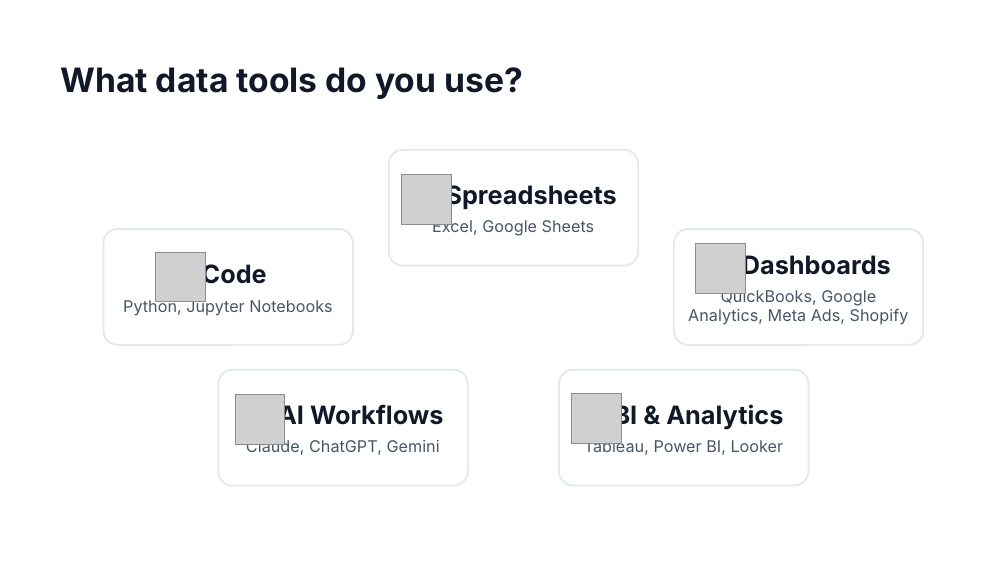
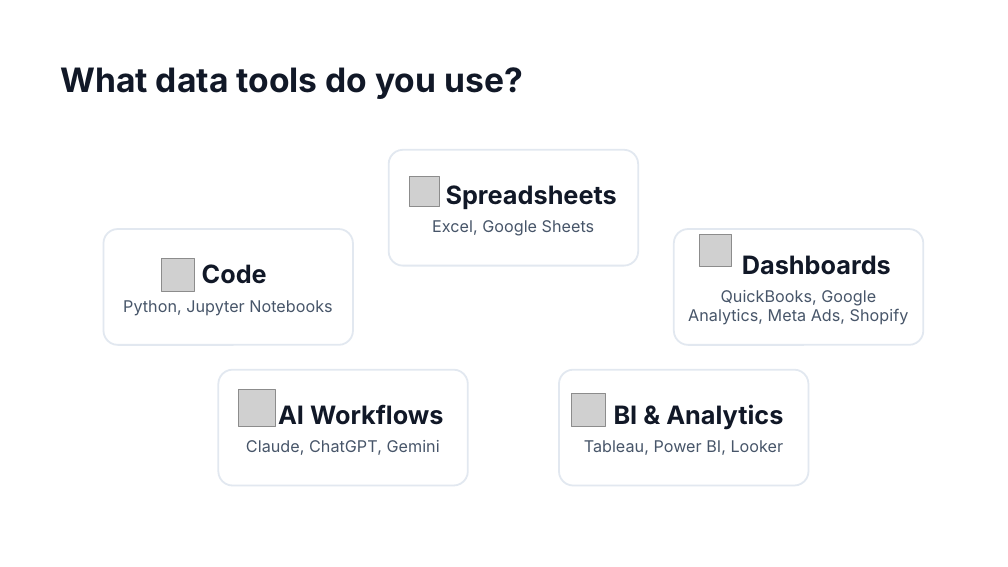
Before and after one commit to adobelis/dashbud-content, a slide deck: slide 3 of sales/presentations/dashbud-general-audience.pptx. Drawn at 1008x567 pixels with LibreOffice and Linux fonts; fonts in the diff are those of the drawing; grey boxes stand for pictures; background and template pictures are left out. Boxes give left, top, right and bottom in pixels: in the first picture for what was removed or moved away, otherwise in the second. Text is boxed around its words. In the diff, an @@ line names an element or a change of style, - is before the commit and + after.

```diff
--- a/sales/presentations/dashbud-general-audience.pptx
+++ b/sales/presentations/dashbud-general-audience.pptx
@@ picture resized from (x1=402, y1=175, x2=451, y2=225) to (x1=409, y1=176, x2=439, y2=206) @@
@@ picture resized from (x1=696, y1=243, x2=746, y2=293) to (x1=699, y1=234, x2=732, y2=267) @@
@@ picture resized from (x1=156, y1=252, x2=206, y2=302) to (x1=162, y1=259, x2=194, y2=291) @@
@@ picture resized from (x1=235, y1=395, x2=285, y2=445) to (x1=239, y1=390, x2=276, y2=427) @@
@@ picture resized from (x1=572, y1=393, x2=622, y2=443) to (x1=572, y1=393, x2=605, y2=426) @@
```
Also in this commit, not shown: 35 other files.
